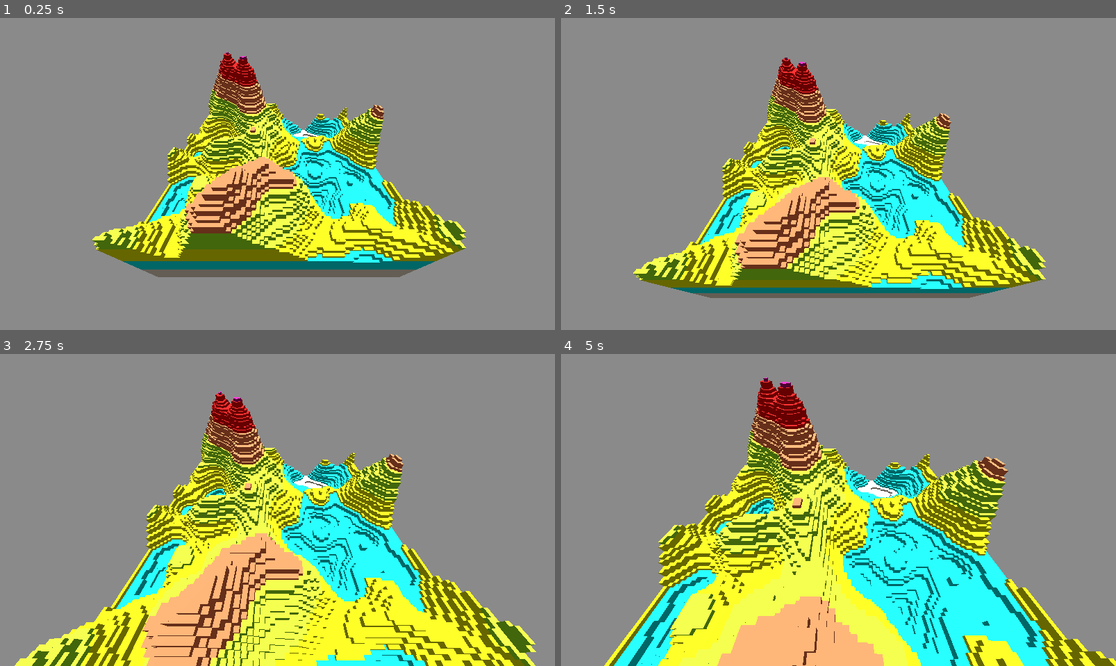
Above: before the commit, frames 1-4 (two rows, left to right).
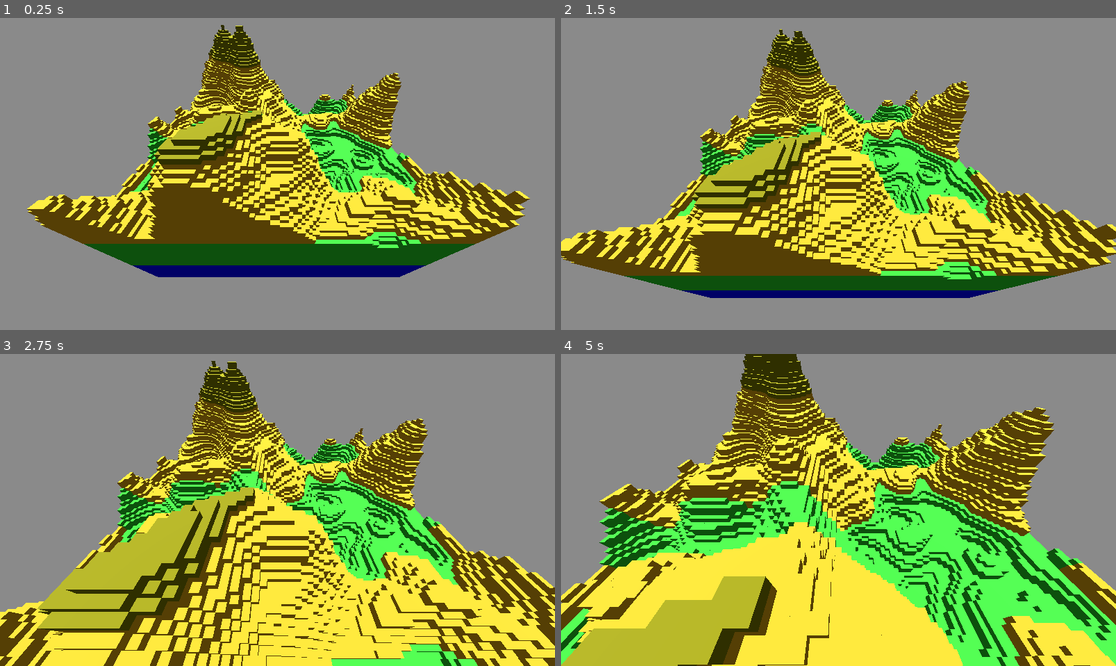
Above: after the commit, the same moments.

Repository: TalkingF/procedural-gen-testing
Game: Godot game, scene res://scenes/environment.tscn
Two runs of this game, one before a commit and one after it. Both use one fixed random seed, a clock stepped at 60 frames per second and the inputs below.
Inputs:
- Up to frame 1 (0.25 s): no input
- Up to frame 2 (1.5 s): tap Enter at 0.5 s; hold Space (rise) 0.53-1.28 s; hold W (move_forward) from 0.53 s (still down); tap Space (rise) at 1.35 s
- Up to frame 3 (2.75 s): keep holding W (move_forward); hold Space (rise) from 2.03 s (still down)
- Up to frame 4 (5 s): keep holding W (move_forward); release Space (rise) at 2.78 s; tap Space (rise) at 2.85, 4.35 s; hold Space (rise) 3.53-4.28 s

The runs differ from the first frame. In frame 1, 33% of the frame differs, in the area x 4-96%, y 2-84%; in frame 2, 38%; in frame 3, 45%; in frame 4, 58%, in the area x 0-100%, y 0-100%.

Commit message:
biome generation first pass

Diff:
--- /dev/null
+++ b/procedural-generation-testing/scripts/biome_information.gd
@@ -0,0 +1,66 @@
+class_name biome_information
+extends Node
+
+enum BiomeType {
+	DESERT,
+	SNOW,
+	PLAINS,
+	SHRUBLAND,
+	SAVANNA,
+	TUNDRA,
+	RAINFOREST,
+	BARE,
+	WATER,
+	DECIDUOUS_FOREST,
+	TEMPERATE_DESERT
+}
+
+const biome_colours: Dictionary[BiomeType, Color]= {
+	BiomeType.DESERT: Color.BURLYWOOD,
+	BiomeType.SNOW: Color.ALICE_BLUE,
+	BiomeType.PLAINS: Color.LIME_GREEN,
+	BiomeType.SHRUBLAND: Color.OLIVE,
+	BiomeType.SAVANNA: Color.ORANGE,
+	BiomeType.TUNDRA: Color.INDIAN_RED,
+	BiomeType.RAINFOREST: Color.DARK_GREEN,
+	BiomeType.BARE: Color.DIM_GRAY,
+	BiomeType.WATER: Color.BLUE,
+	BiomeType.DECIDUOUS_FOREST: Color.GOLDENROD,
+	BiomeType.TEMPERATE_DESERT: Color.ORANGE_RED
+	}
+
+func determine_biome_type(height: float, moisture: float, water_level: float) -> BiomeType:
+	if height <= water_level:
+		return BiomeType.WATER
+
+	elif height >= 0.9:
+		return BiomeType.SNOW
+
+	elif height >= 0.8:
+		if moisture > 0.5:
+			return BiomeType.TUNDRA
+		return BiomeType.BARE
+
+
+	elif height >= 0.6:
+		if moisture < 0.35:
+			return BiomeType.DESERT
+		return BiomeType.SHRUBLAND
+
+	elif height >= 0.35:
+		if moisture > 0.65:
+			return BiomeType.RAINFOREST
+		if moisture > 0.4:
+			return BiomeType.DECIDUOUS_FOREST
+		if moisture > 0.3:
+			return BiomeType.PLAINS
+
+		return BiomeType.SAVANNA
+
+
+	else:
+		if moisture < 0.2:
+			return BiomeType.TEMPERATE_DESERT
+		if moisture < 0.3:
+			return BiomeType.SAVANNA
+		return BiomeType.PLAINS
--- a/procedural-generation-testing/scripts/construct_terrain.gd
+++ b/procedural-generation-testing/scripts/construct_terrain.gd
@@ -1,9 +1,12 @@
 extends MultiMeshInstance3D
 
-const WIDTH := 100
-const LENGTH := 100
-const MAX_HEIGHT := 100
+@export var WIDTH := 100
+@export var LENGTH := 100
+@export var MAX_HEIGHT := 100
+@export var WATER_HEIGHT := 0.15
 var elevation_gen: elevation_generation
+var moisture_gen: moisture_generation
+var biome_info : biome_information
 var cnt := 0
 @onready var mesh: Mesh = multimesh.mesh
 @onready var camera: Camera3D = $"../Camera3D"
@@ -12,8 +15,12 @@
 func _ready() -> void:
 	multimesh.instance_count = WIDTH * LENGTH * MAX_HEIGHT
 	elevation_gen = elevation_generation.new()
+	moisture_gen = moisture_generation.new()
+	biome_info = biome_information.new()
 	var elevation_map := elevation_gen.gen_elevation(WIDTH, LENGTH)
-	gen_terrain(elevation_map)
+	var moisture_map := moisture_gen.gen_moisture(WIDTH, LENGTH)
+	gen_terrain(elevation_map, moisture_map)
+
 
 
 
@@ -21,7 +28,7 @@
 func _process(delta: float) -> void:
 	pass
 
-func gen_terrain(elevation_map: Array[PackedFloat32Array]) -> void:
+func gen_terrain(elevation_map: Array[PackedFloat32Array], moisture_map: Array[PackedFloat32Array]) -> void:
 	for y_int in range(MAX_HEIGHT):
 		var y := float(y_int) / 100.0
 		for x in range(elevation_map.size()):
@@ -29,30 +36,20 @@
 				if elevation_map[x][z] >= y:
 					cnt += 1
 					set_instance_position(x,y_int,z)
+					set_instance_colour(y, moisture_map[x][y])
+				elif y < WATER_HEIGHT:
+					cnt += 1
+					set_instance_position(x,y_int,z)
+					set_instance_colour(y, moisture_map[x][y])
 
-
+# Inserts cube into multimesh
 func set_instance_position(x: int, y: int, z: int) -> void:
 	var pos = Vector3(x, y, z)
 	var transform := Transform3D(Basis(), pos)
 	multimesh.set_instance_transform(cnt, transform)
-	multimesh.set_instance_color(cnt, Color.ANTIQUE_WHITE)
-	if y > 10:
-		multimesh.set_instance_color(cnt, Color.AQUA)
-	if y > 20:
-		multimesh.set_instance_color(cnt, Color.YELLOW)
-	if y > 30:
-		multimesh.set_instance_color(cnt, Color.GREEN_YELLOW)
-	if y > 40:
-		multimesh.set_instance_color(cnt, Color.CORAL)
-	if y > 50:
-		multimesh.set_instance_color(cnt, Color.RED)
-	if y > 60:
-		multimesh.set_instance_color(cnt, Color.MEDIUM_VIOLET_RED)
-	if y > 70:
-		multimesh.set_instance_color(cnt, Color.PURPLE)
-	if y > 80:
-		multimesh.set_instance_color(cnt, Color.PINK)
-	if y > 90:
-		multimesh.set_instance_color(cnt, Color.DIM_GRAY)
-	if y > 95:
-		multimesh.set_instance_color(cnt, Color.BLACK)
+
+# Determines colour of cube
+func set_instance_colour(height: float, moisture: float) -> void:
+	var biome := biome_info.determine_biome_type(height, moisture, WATER_HEIGHT)
+	var colour := biome_info.biome_colours[biome]
+	multimesh.set_instance_color(cnt, colour)
--- a/procedural-generation-testing/scripts/debug_camera.gd
+++ b/procedural-generation-testing/scripts/debug_camera.gd
@@ -12,6 +12,7 @@
 
 # Called every frame. 'delta' is the elapsed time since the previous frame.
 func _process(delta: float) -> void:
+	#print(position.y)
 
 	if Input.is_action_just_pressed("toggle_capture"):
 		if captured:
--- a/procedural-generation-testing/scripts/elevation_generation.gd
+++ b/procedural-generation-testing/scripts/elevation_generation.gd
@@ -4,8 +4,6 @@
 
 var _elevation_map: Array[PackedFloat32Array]
 var _noise_gen: FastNoiseLite
-var _noise_gen_second: FastNoiseLite
-var _noise_gen_third: FastNoiseLite
 
 func _init() -> void:
 	_noise_gen = FastNoiseLite.new()
@@ -29,10 +27,9 @@
 	size_map(width, length)
 	for x in range(length):
 		for y in range(width):
-			#generate height in several octaves
 			var height = _noise_gen.get_noise_2d(x, y)
 			height = (height + 1.0) * 0.5
-			height = pow(height, 1.8)
+			height = pow(height, 1.2)
 			height = snapped(height , 0.01)
 			_elevation_map[x][y] = height
 	return _elevation_map
--- /dev/null
+++ b/procedural-generation-testing/scripts/moisture_generation.gd
@@ -0,0 +1,28 @@
+class_name moisture_generation
+extends Node
+
+var _moisture_map: Array[PackedFloat32Array]
+var _noise_gen: FastNoiseLite
+
+func _init() -> void:
+	_noise_gen = FastNoiseLite.new()
+	_noise_gen.noise_type = FastNoiseLite.TYPE_PERLIN
+	_noise_gen.fractal_type = FastNoiseLite.FRACTAL_NONE
+	_noise_gen.frequency = 0.01
+
+# Clear and resizes moisture map in preperation of use
+func size_map(width: int, length: int) -> void:
+	_moisture_map.resize(length)
+	for i in range(_moisture_map.size()):
+		_moisture_map[i] = PackedFloat32Array()
+		_moisture_map[i].resize(width)
+
+# Generates an moisture map for the desired width and length
+func gen_moisture(width: int, length: int) -> Array[PackedFloat32Array]:
+	size_map(width, length)
+	for x in range(length):
+		for y in range(width):
+			var height = _noise_gen.get_noise_2d(x, y)
+			height = (height + 1.0) * 0.5
+			_moisture_map[x][y] = height
+	return _moisture_map
Not shown, added: procedural-generation-testing/scripts/biome_information.gd.uid
Not shown, added: procedural-generation-testing/scripts/moisture_generation.gd.uid
Not shown, added: procedural-generation-testing/scenes/environment.tscn6052518242.tmp
Not shown, added: procedural-generation-testing/scenes/environment.tscn6144460451.tmp
